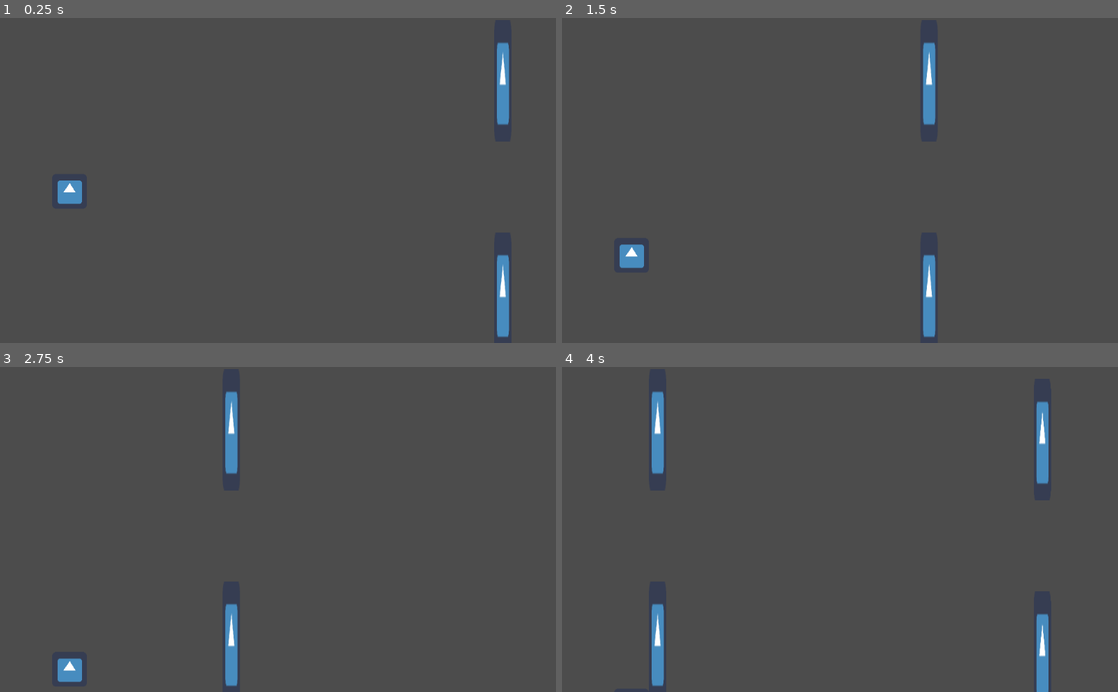
Above: before the commit, frames 1-4 (two rows, left to right).
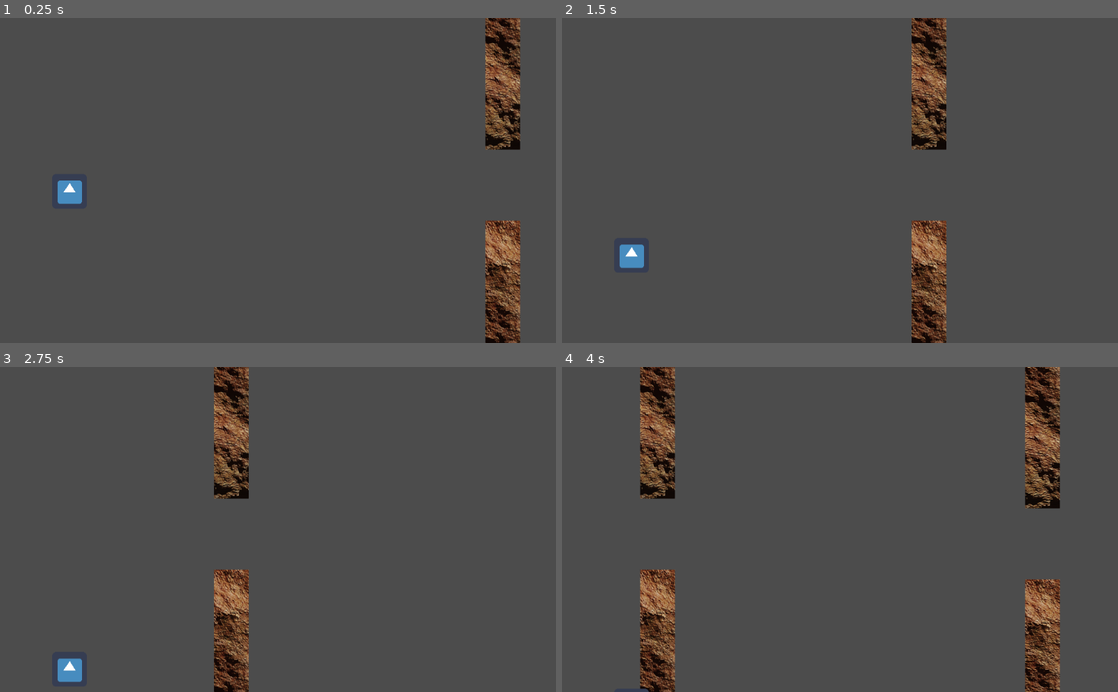
Above: after the commit, the same moments.

Repository: Chamerli-sh/Flappy-Things
Game: Godot game, scene res://World/World.tscn
Same seed, same stepped clock (60 frames per second), same inputs: the game is played once before the commit and once after it. The project has no main scene, so this scene is started directly. The engine's default icon, where the game draws it, is replaced by a stand-in: a white triangle on a blue panel in a dark square.
Inputs:
- Up to frame 1 (0.25 s): no input
- Up to frame 2 (1.5 s): tap Up (jump) at 0.77 s
- Up to frame 3 (2.75 s): tap Up (jump) at 1.52 s
- Up to frame 4 (4 s): tap Up (jump) at 3.02, 3.77 s

The runs differ from the first frame. In frame 1, 4.9% of the frame differs, in the area x 87-94%, y 0-100%; in frame 2, 4.9%; in frame 3, 4.9%; in frame 4, 9.8%, in the area x 14-90%, y 0-100%.

Commit message:
Implementing the new sprite for the Pipes

Diff:
--- a/Pipe/Pipe.tscn
+++ b/Pipe/Pipe.tscn
@@ -1,10 +1,10 @@
 [gd_scene load_steps=5 format=2]
 
-[ext_resource path="res://icon.png" type="Texture" id=1]
 [ext_resource path="res://Pipe/Pipe.gd" type="Script" id=2]
+[ext_resource path="res://Pipe/Pipe.png" type="Texture" id=3]
 
 [sub_resource type="RectangleShape2D" id=1]
-extents = Vector2( 16, 112 )
+extents = Vector2( 32, 208 )
 
 [sub_resource type="RayShape2D" id=2]
 length = 168.0
@@ -13,30 +13,28 @@
 script = ExtResource( 2 )
 
 [node name="Up" type="Area2D" parent="."]
-position = Vector2( 0, 192 )
+position = Vector2( 0, 270 )
 __meta__ = {
 "_edit_group_": true
 }
 
 [node name="Sprite" type="Sprite" parent="Up"]
 position = Vector2( 4.76837e-07, 16 )
-scale = Vector2( 0.5, 3.5 )
-texture = ExtResource( 1 )
+texture = ExtResource( 3 )
 
 [node name="CollisionShape2D" type="CollisionShape2D" parent="Up"]
 position = Vector2( 0, 16 )
 shape = SubResource( 1 )
 
 [node name="Down" type="Area2D" parent="."]
-position = Vector2( 0, -184 )
+position = Vector2( 0, -270 )
 __meta__ = {
 "_edit_group_": true
 }
 
 [node name="Sprite" type="Sprite" parent="Down"]
 position = Vector2( 4.76837e-07, 1.04904e-05 )
-scale = Vector2( 0.5, 3.5 )
-texture = ExtResource( 1 )
+texture = ExtResource( 3 )
 
 [node name="CollisionShape2D" type="CollisionShape2D" parent="Down"]
 shape = SubResource( 1 )
Binary file added: Pipe/Pipe.png
Not shown, added: Pipe/Pipe.png.import
